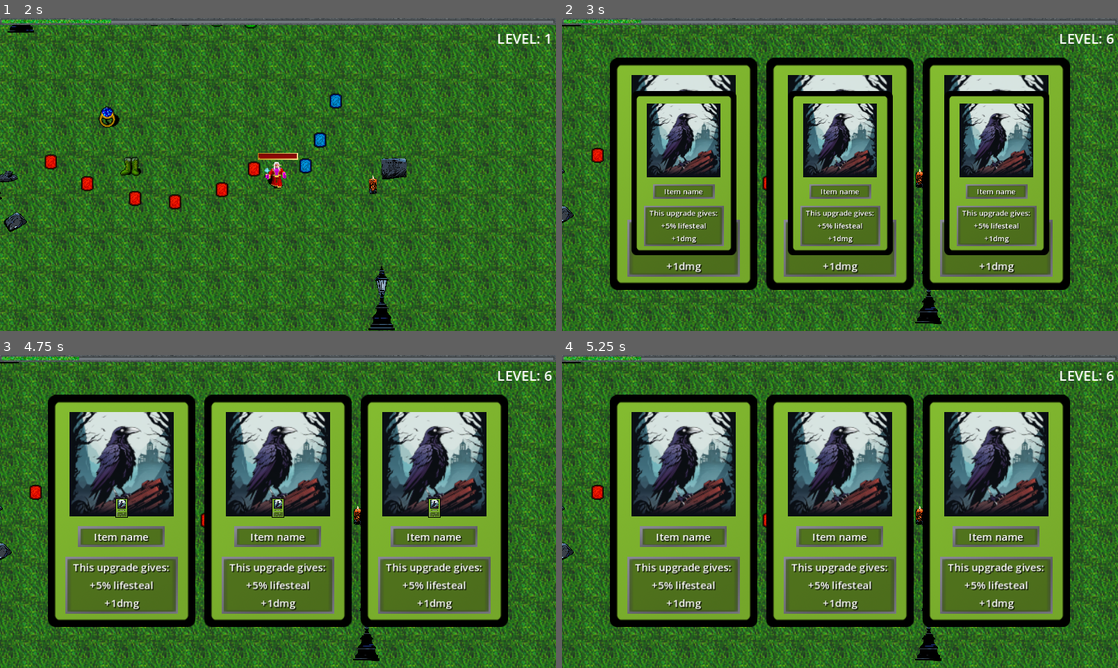
Above: before the commit, frames 1-4 (two rows, left to right).
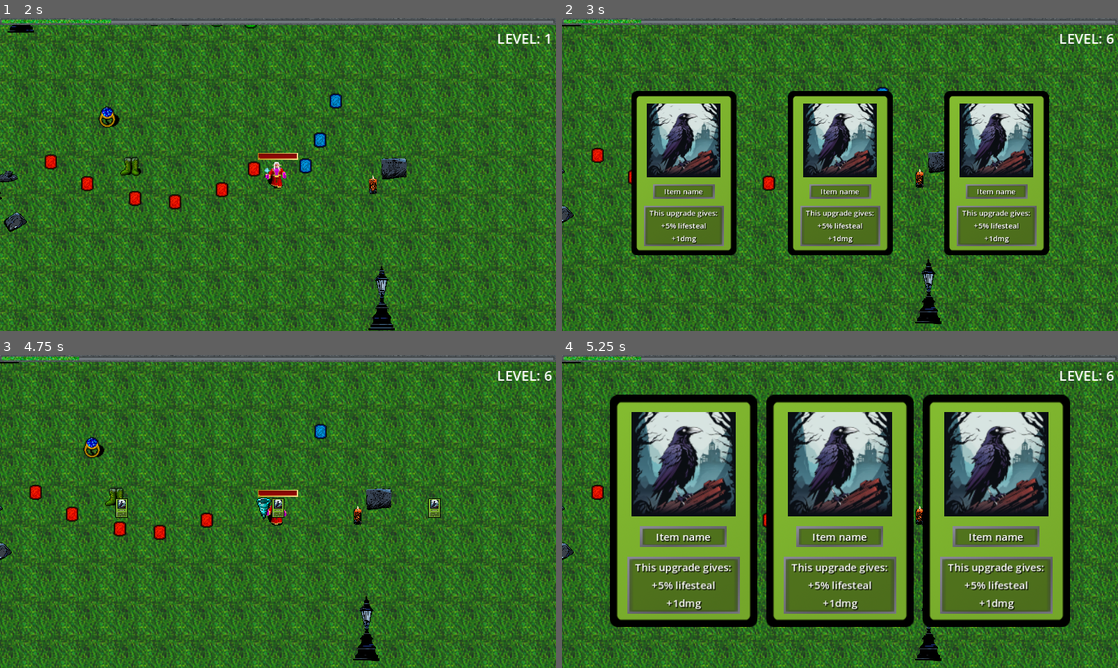
Above: after the commit, the same moments.

Repository: AGH-Code-Industry/monstrous-tide
Game: Godot game, scene res://Assets/World/world.tscn
Same seed, same stepped clock (60 frames per second), same inputs: the game is played once before the commit and once after it.
Inputs (mouse positions are in pixels of both pictures, inside the frame that each line leads up to):
- Up to frame 1 (2 s): tap Enter at 0.5 s; move the mouse to (400, 158) at 0.52 s; press the mouse at (400, 158) at 0.53 s; hold D (right) 0.53-1.28 s; move the mouse to (166, 190) at 1.27 s; release the mouse at (166, 190) at 1.28 s; hold S (down) from 1.28 s (still down); click (166, 190) at 1.35 s
- Up to frame 2 (3 s): move the mouse to (895, 105) at 2.02 s; release S (down) at 2.03 s; press the mouse at (895, 105) at 2.03 s; hold D (right) 2.03-2.78 s; move the mouse to (684, 174) at 2.77 s; release the mouse at (684, 174) at 2.78 s; hold W (up) from 2.78 s (still down); click (684, 174) at 2.85 s
- Up to frame 3 (4.75 s): move the mouse to (122, 508) at 3.52 s; release W (up) at 3.53 s; press the mouse at (122, 508) at 3.53 s; hold A (left) from 3.53 s (still down); tap Space (DEBUG_manual_heal) at 4.25 s; move the mouse to (278, 511) at 4.27 s; release the mouse at (278, 511) at 4.28 s; click (278, 511) at 4.35 s
- Up to frame 4 (5.25 s): move the mouse to (840, 508) at 5.02 s; release A (left) at 5.03 s; press the mouse at (840, 508) at 5.03 s; hold S (down) from 5.03 s (still down)

Frame 1 is identical in both runs. In frame 2, 29% of the frame differs, in the area x 8-92%, y 12-87%; in frame 3, 57%; in frame 4, less than 0.1%.

Commit message:
Get upgrades call added to upgrade menu

Diff:
--- a/Assets/Player/Weapons/AoEWeapons/Lantern/lantern.tscn
+++ b/Assets/Player/Weapons/AoEWeapons/Lantern/lantern.tscn
@@ -28,6 +28,7 @@
 [sub_resource type="Resource" id="Resource_ufov4"]
 script = ExtResource("3_i1fay")
 stats = Array[ExtResource("2_hh3o4")]([SubResource("Resource_di2vx")])
+name = ""
 
 [sub_resource type="Resource" id="Resource_b84lf"]
 script = ExtResource("2_m3afd")
--- a/Assets/Utility/Managers/experience_manager.gd
+++ b/Assets/Utility/Managers/experience_manager.gd
@@ -1,13 +1,16 @@
 extends Node
 
 @export var points_to_levelup: int = 10
+@export var WeaponManager: Node
 @onready var card_popup_menu = $CardPopupMenu
 var current_points = 0
 var current_level = 1
 
+
 func _ready():
 	GameEvents.experience_collected.connect(on_experience_collected)
 	GameEvents.emit_update_experience_bar(current_points, points_to_levelup, current_level)
+	card_popup_menu.WeaponManager = WeaponManager
 
 
 func on_experience_collected(number_of_experience: int):
--- a/Assets/Utility/Managers/weapon_manager.gd
+++ b/Assets/Utility/Managers/weapon_manager.gd
@@ -16,4 +16,7 @@
 
 # returns specified amount of upgrades chosen randomly
 func get_randomly_chosen_upgrades(amount: int):
-	pass
+	var player = get_tree().get_first_node_in_group("player")
+	var upgrades = []
+	for weapon in player.get_node("Weapons").get_children():
+		print(weapon)
--- a/Assets/Utility/UI/LvlUps/CardPopupMenu.gd
+++ b/Assets/Utility/UI/LvlUps/CardPopupMenu.gd
@@ -2,9 +2,13 @@
 
 @onready var h_box_container = $MarginContainer/HBoxContainer
 var level_up_card = preload("res://Assets/Utility/UI/LvlUps/LvlUpCard.tscn")
+var WeaponManager: Node
 
 
 func create_cards():
+	if WeaponManager == null:
+		return
+	WeaponManager.get_randomly_chosen_upgrades(3)
 	for i in range(3):
 		var level_up_card_instance = level_up_card.instantiate()
 		h_box_container.add_child(level_up_card_instance)
--- a/Assets/World/world.tscn
+++ b/Assets/World/world.tscn
@@ -29,6 +29,7 @@
 [ext_resource type="PackedScene" uid="uid://jbk4o4vuchg8" path="res://Assets/Utility/UI/LvlUps/LvlUps.tscn" id="26_ntv7e"]
 [ext_resource type="PackedScene" uid="uid://c2jh6xop6hwoj" path="res://Assets/Utility/DropItems/Crystals/CrystalBlue.tscn" id="26_sy4rw"]
 [ext_resource type="PackedScene" uid="uid://dnul08gmjwq6" path="res://Assets/Utility/DropItems/ExperienceCollectPickup/ExperienceCollectPickup.tscn" id="27_nkgxi"]
+[ext_resource type="PackedScene" uid="uid://b3ak5hh8jtrh8" path="res://Assets/Utility/Managers/weapon_manager.tscn" id="29_sylwc"]
 
 [sub_resource type="Resource" id="Resource_hicv7"]
 script = ExtResource("4_f0yyc")
@@ -249,7 +250,10 @@
 
 [node name="progress_bar" parent="." instance=ExtResource("23_gh6bk")]
 
-[node name="ExperienceManager" parent="." instance=ExtResource("22_c4rh6")]
+[node name="ExperienceManager" parent="." node_paths=PackedStringArray("WeaponManager") instance=ExtResource("22_c4rh6")]
+WeaponManager = NodePath("../WeaponManager")
+
+[node name="WeaponManager" parent="." instance=ExtResource("29_sylwc")]
 
 [node name="LvlUps" parent="." instance=ExtResource("26_ntv7e")]
 visible = false
--- a/project.godot
+++ b/project.godot
@@ -19,8 +19,6 @@
 
 GameEvents="*res://Assets/World/game_events.tscn"
 StatManager="*res://Assets/Utility/Managers/stat_manager.gd"
-ExperienceManager="*res://Assets/Utility/Managers/experience_manager.tscn"
-WeaponManager="*res://Assets/Utility/Managers/weapon_manager.tscn"
 
 [display]
 
Not shown: 1 places in Assets/World/world.tscn that only renumber resources
